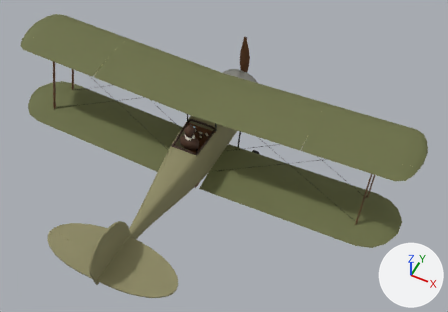
Two versions of the glTF model public/models/sopwith_camel.glb, one commit apart.
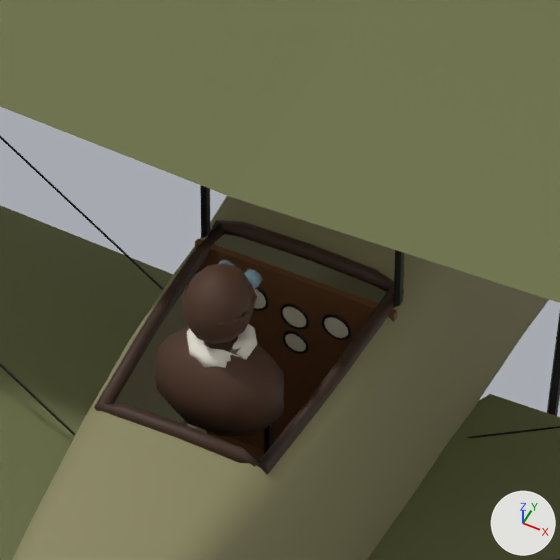
Each version appears first whole from a 50 mm lens placed at (4.34, -8.02, 9.4), pointed at (0.65, -0.64, 0.17), and next in a close-up on the part from 35% to 53% of the width and 28% to 54% of the height. The axes (+X, +Y, +Z) are drawn at lower right. The lights are the same throughout. The older version's two pictures come first. Where no turn or scale is listed for an object, it has been applied to the vertices. Vertices at exactly the same position are counted once.

Names of what the first close-up shows: 'Coaming', 'CockpitInterior', 'Fuselage', 'Gauge_Alt', 'Gauge_Compass', 'Gauge_RPM', 'Gauge_Speed', 'Pilot_Figure', 'Struts', 'Wing_Lower_L', 'Wing_Lower_R', 'Wing_Upper_L', 'Wing_Upper_R', 'Wires' and 5 more.
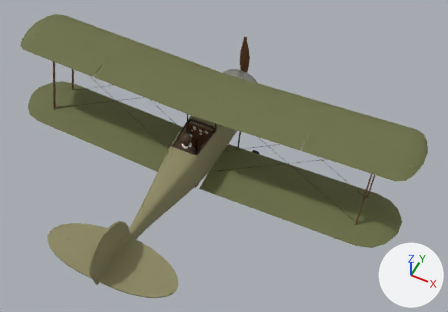
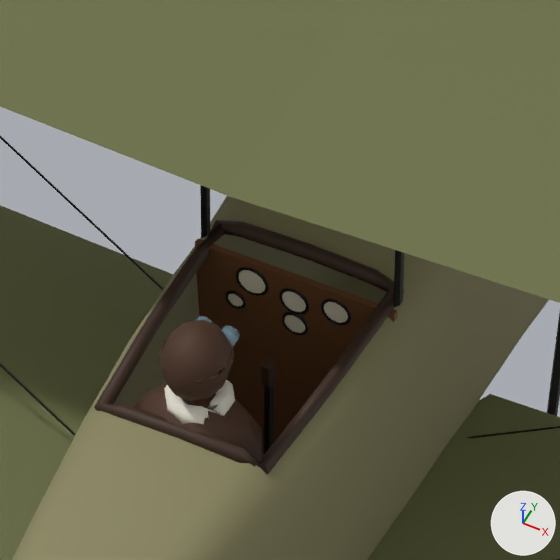
Location of each change, [x1, y1, x2, y2] in pixels of the close-ups (560 x 560 px):
'Pilot_Figure', moved
    before: [155, 260, 284, 436]
    after: [135, 316, 262, 461]
'Gauge_Speed', moved
    before: [324, 317, 348, 338]
    after: [324, 302, 348, 323]
'Gauge_Alt', moved
    before: [283, 307, 306, 327]
    after: [282, 291, 306, 312]
'Gauge_RPM', moved
    before: [254, 289, 266, 309]
    after: [239, 270, 265, 293]
'Gauge_Compass', moved
    before: [285, 334, 306, 351]
    after: [284, 315, 305, 333]

What the commit changed:
me_pilot_figure is used by ob_pilot_figure; location (0.0, 0.0, 0.0).
me_pilot_figure had 304 vertices, 588 faces and spanned x -0.205..0.205, y -0.969..-0.689, z 0.278..0.868.
me_pilot_figure now has 304 vertices, 588 faces and spans x -0.205..0.205, y -1.109..-0.829, z 0.178..0.768.
me_pilot_figure part 1: the whole mesh is moved by (0.0, -0.14, -0.1).
Object 'Gauge_Alt' (ob_gauge_alt) moves from (0.0, -0.392, 0.297) to (0.0, -0.392, 0.362).
Object 'Gauge_Compass' (ob_gauge_compass) moves from (0.0, -0.392, 0.187) to (0.0, -0.392, 0.267).
Object 'Gauge_RPM' (ob_gauge_rpm) moves from (-0.14, -0.392, 0.317) to (-0.14, -0.392, 0.382).
Object 'Gauge_Speed' (ob_gauge_speed) moves from (0.14, -0.392, 0.317) to (0.14, -0.392, 0.382).
